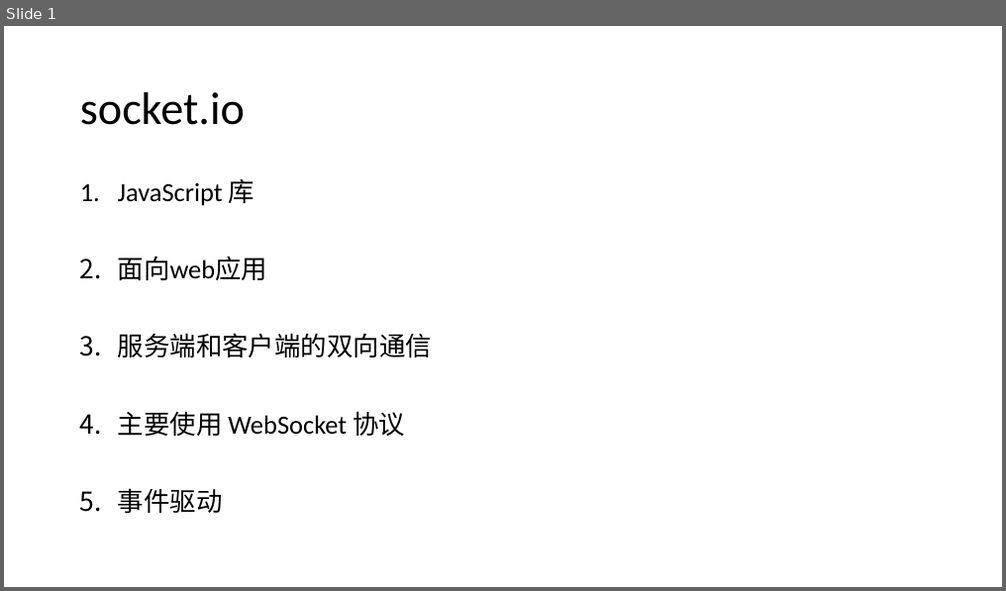
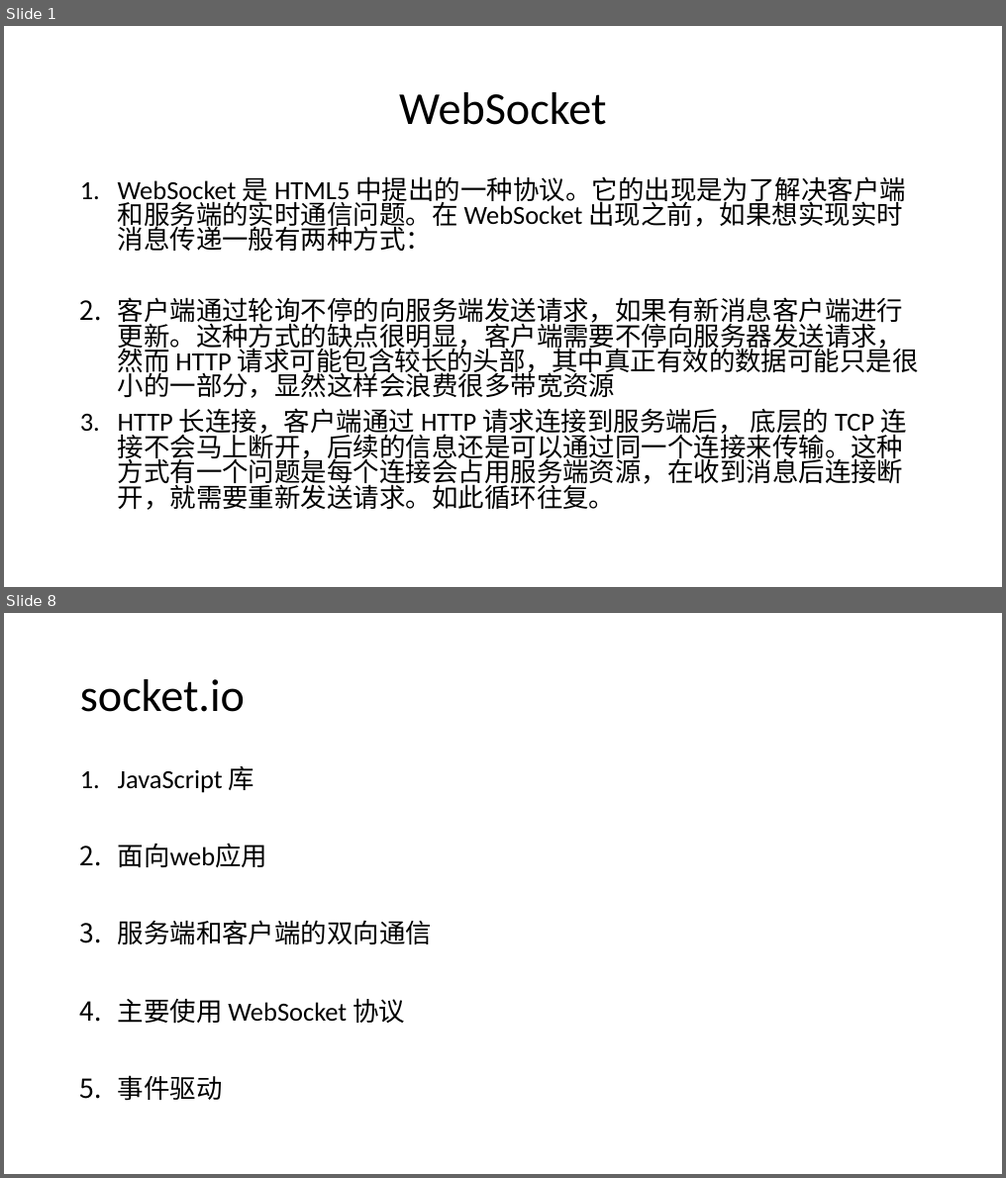
Before and after one commit to admiral20/socket.io, a slide deck: webSocket && socket.io.pptx. Shown one above the other, each under a label of ours: slide 1 before the commit, slides 1 and 8 after it; the slides between them are not shown. The pictures are 1006x591 and 1006x1178 pixels, drawn with LibreOffice and Linux fonts; fonts in the diff are those of the drawing. Boxes give left, top, right and bottom in pixels: in the first picture for what was removed or moved away, otherwise in the second. Text is boxed around its words. In the diff, an @@ line names an element or a change of style, - is before the commit and + after.

Commit message:
fix: ppt

```diff
--- a/webSocket && socket.io.pptx
+++ b/webSocket && socket.io.pptx
@@ slide 1 added at [4,26,1002,587], background #FFFFFF @@
@@ title added at [399,92,606,125], 44 pt, text #000000 @@
+WebSocket
@@ text added at [118,176,919,510], 25.2 pt, text #000000 @@
+1. WebSocket 是 HTML5 中提出的一种协议。它的出现是为了解决客户端和服务端的实时通信问题。在 WebSocket 出现之前，如果想实现实时消息传递一般有两种方式：
+2. 客户端通过轮询不停的向服务端发送请求，如果有新消息客户端进行更新。这种方式的缺点很明显，客户端需要不停向服务器发送请求，然而 HTTP 请求可能包含较长的头部，其中真正有效的数据可能只是很小的一部分，显然这样会浪费很多带宽资源
+3. HTTP 长连接，客户端通过 HTTP 请求连接到服务端后， 底层的 TCP 连接不会马上断开，后续的信息还是可以通过同一个连接来传输。这种方式有一个问题是每个连接会占用服务端资源，在收到消息后连接断开，就需要重新发送请求。如此循环往复。
@@ what was slide 1 is now slide 8 @@
```
Also in this commit, not shown: 6 other slides added.
